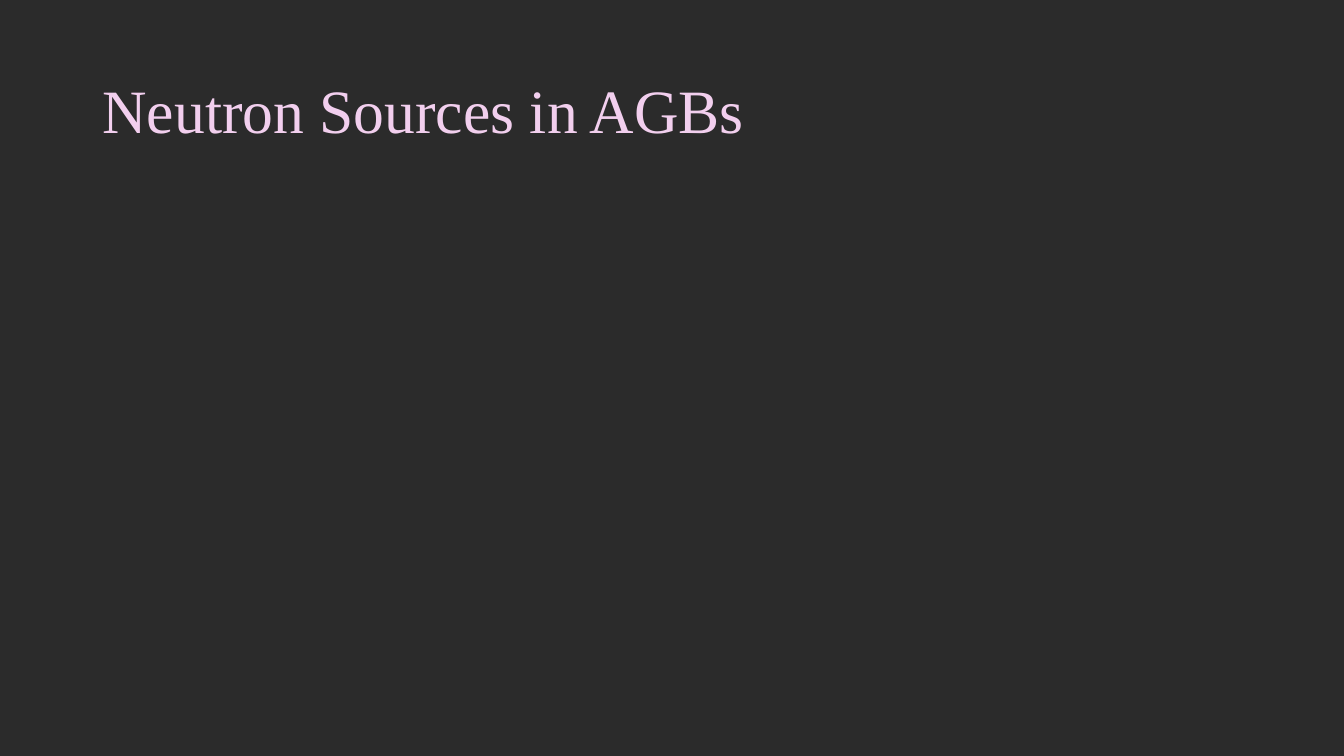
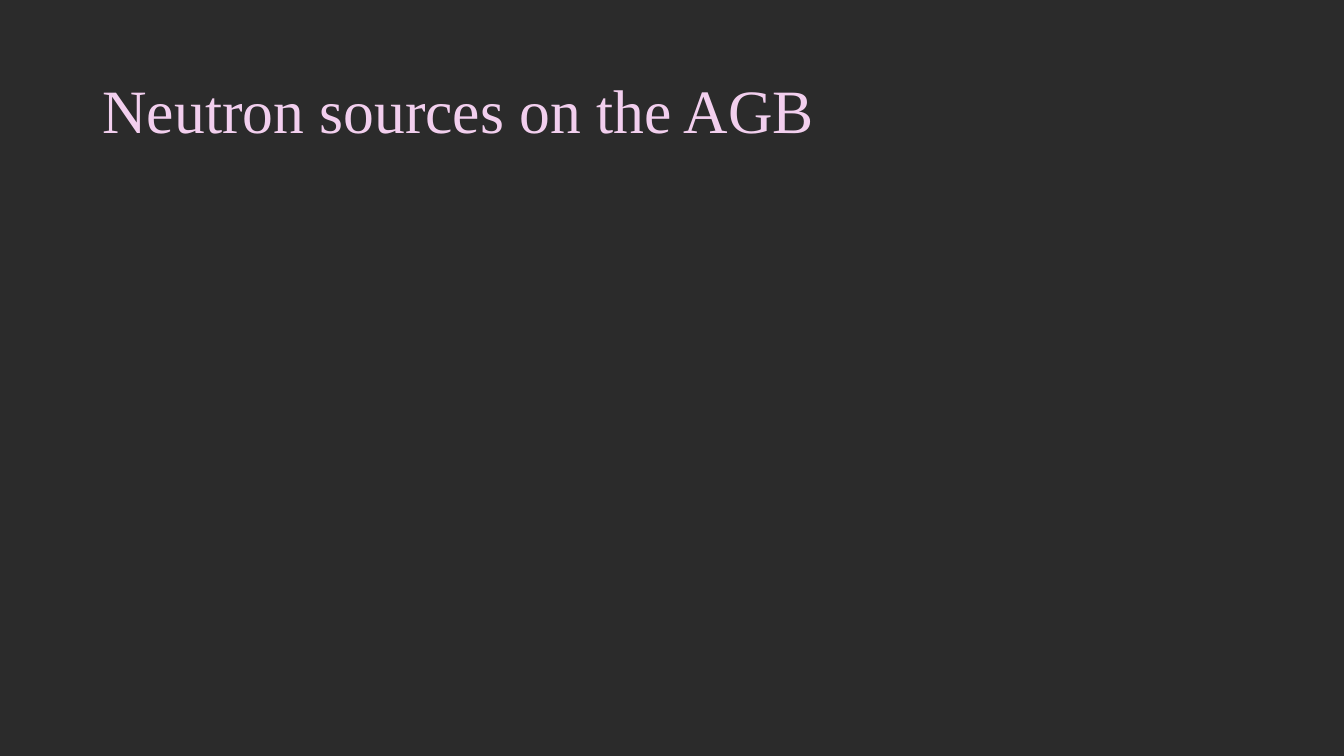
Before and after one commit to giulia-cinquegrana/bridgce2026-stellar-nucleosynthesis, a slide deck: slide 9 of Lectures/all_slides.pptx (slide 8 before the commit). Drawn at 1344x756 pixels with LibreOffice and Linux fonts; fonts in the diff are those of the drawing; background and template pictures are left out; a plain dark background stands for a picture behind light text. Boxes give left, top, right and bottom in pixels: in the first picture for what was removed or moved away, otherwise in the second. Text is boxed around its words. In the diff, an @@ line names an element or a change of style, - is before the commit and + after.

```diff
--- a/Lectures/all_slides.pptx
+++ b/Lectures/all_slides.pptx
@@ title at <box>102,90,814,134</box>: text changed @@
-Neutron Sources in AGBs
+Neutron sources on the AGB
```
Also in this commit, not shown: 11 other slides changed, 1 slide added, 2 other files.
